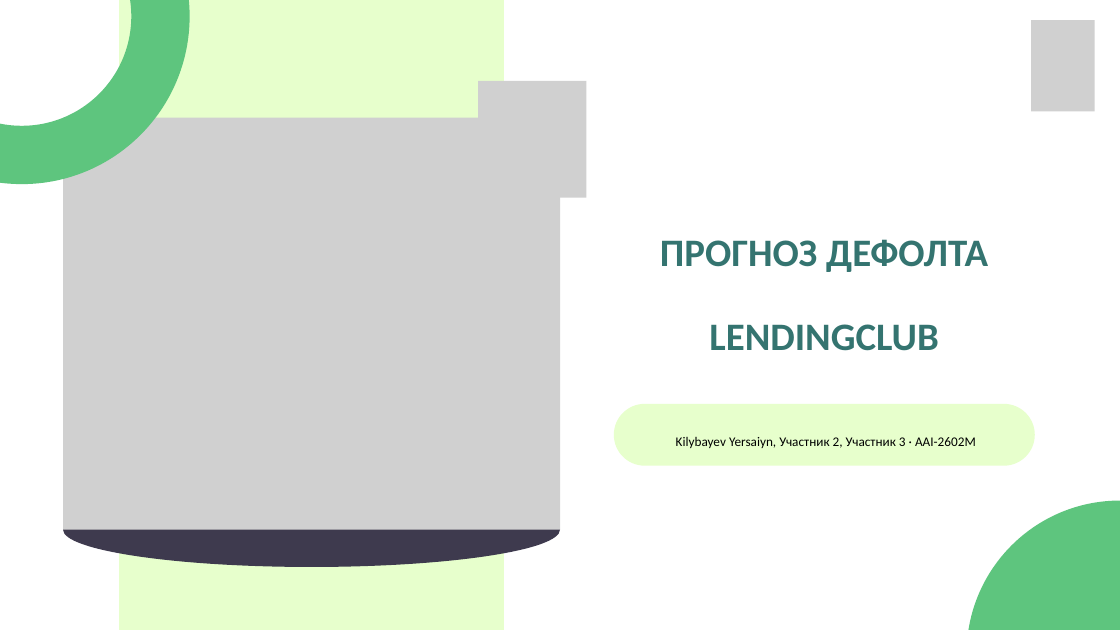
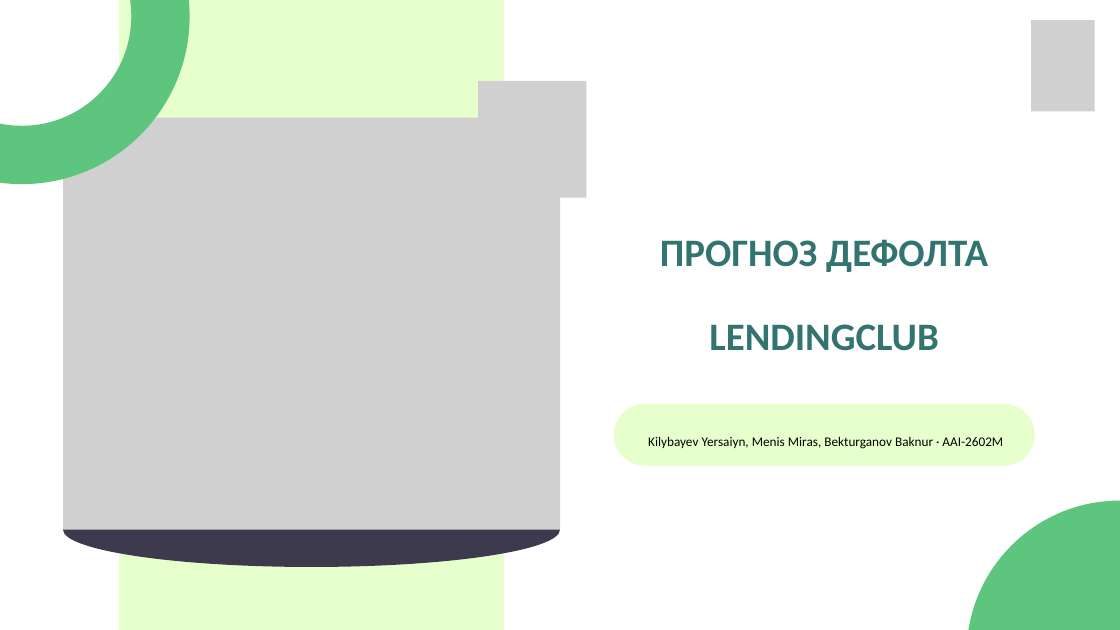
Before and after one commit to yersaa/Loan_default_prediction, a slide deck: slide 1 of docs/presentation.pptx. Drawn at 1120x630 pixels with LibreOffice and Linux fonts; fonts in the diff are those of the drawing; grey boxes stand for pictures. Boxes give left, top, right and bottom in pixels: in the first picture for what was removed or moved away, otherwise in the second. Text is boxed around its words. In the diff, an @@ line names an element or a change of style, - is before the commit and + after.

```diff
--- a/docs/presentation.pptx
+++ b/docs/presentation.pptx
@@ text at (x1=648, y1=436, x2=1003, y2=449): text changed @@
-Kilybayev Yersaiyn, Участник 2, Участник 3 · AAI-2602M
+Kilybayev Yersaiyn, Menis Miras, Bekturganov Baknur · AAI-2602M
```
Also in this commit, not shown: 1 other slide changed, 5 other files.
